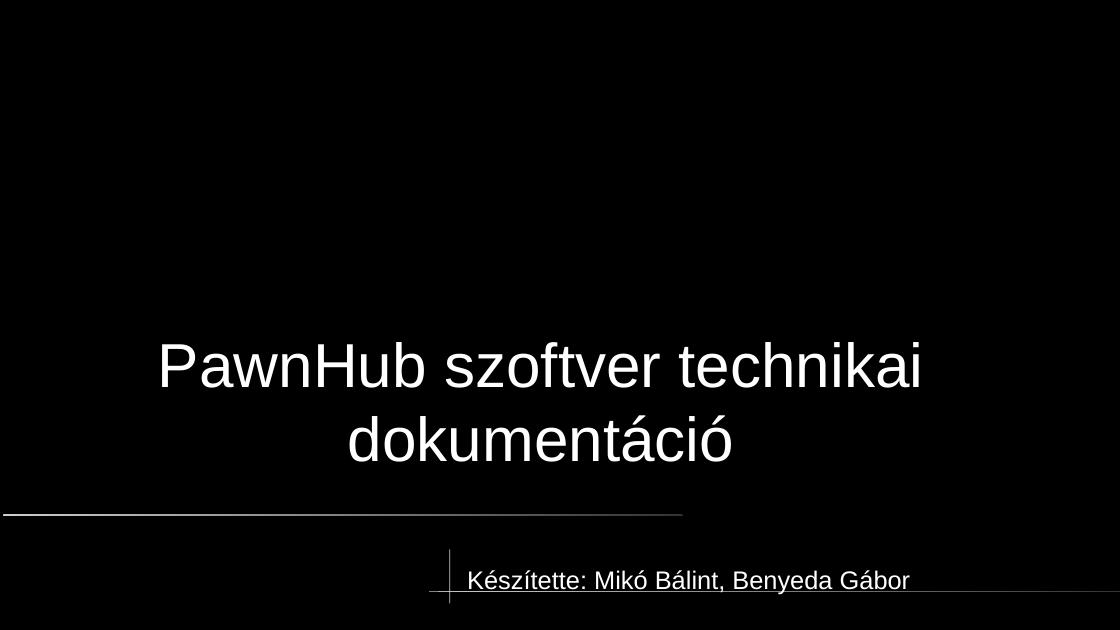
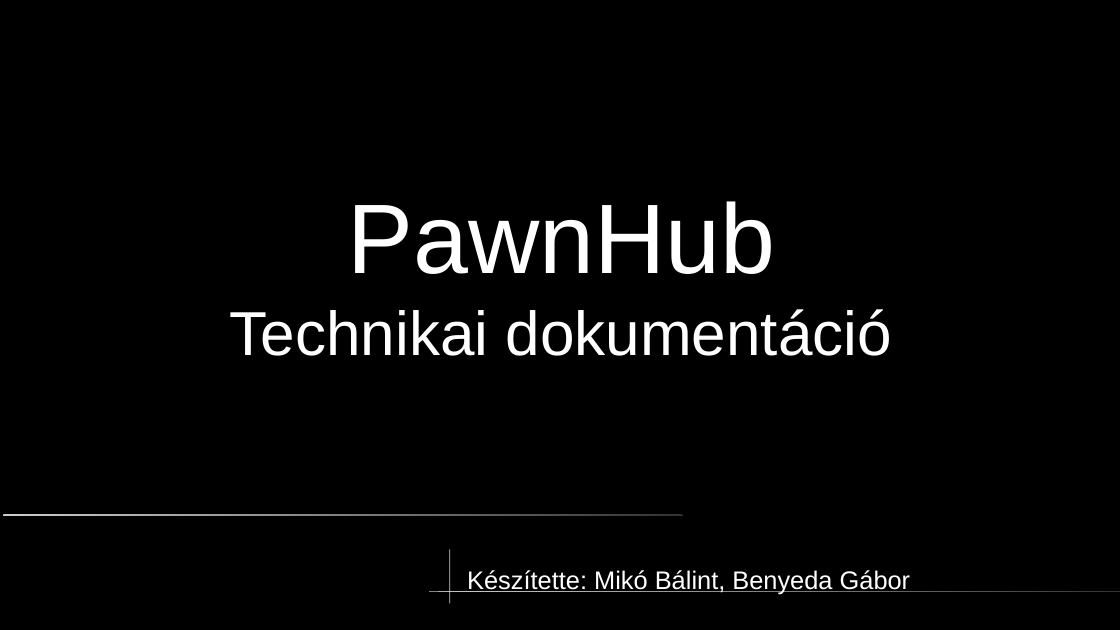
Before and after one commit to mikobalint-szbi/PawnHub, a slide deck: slide 1 of [Developer]/PPT/technikai prezentáció.odp. Drawn at 1120x630 pixels with LibreOffice and Linux fonts; fonts in the diff are those of the drawing. Boxes give left, top, right and bottom in pixels: in the first picture for what was removed or moved away, otherwise in the second. Text is boxed around its words. In the diff, an @@ line names an element or a change of style, - is before the commit and + after.

```diff
--- a/[Developer]/PPT/technikai prezentáció.odp
+++ b/[Developer]/PPT/technikai prezentáció.odp
@@ title at [230,201,892,356]: text changed @@
-PawnHub szoftver technikai dokumentáció
+PawnHub
+Technikai dokumentáció
```
Also in this commit, not shown: 1 other slide changed, 5 slides added.
